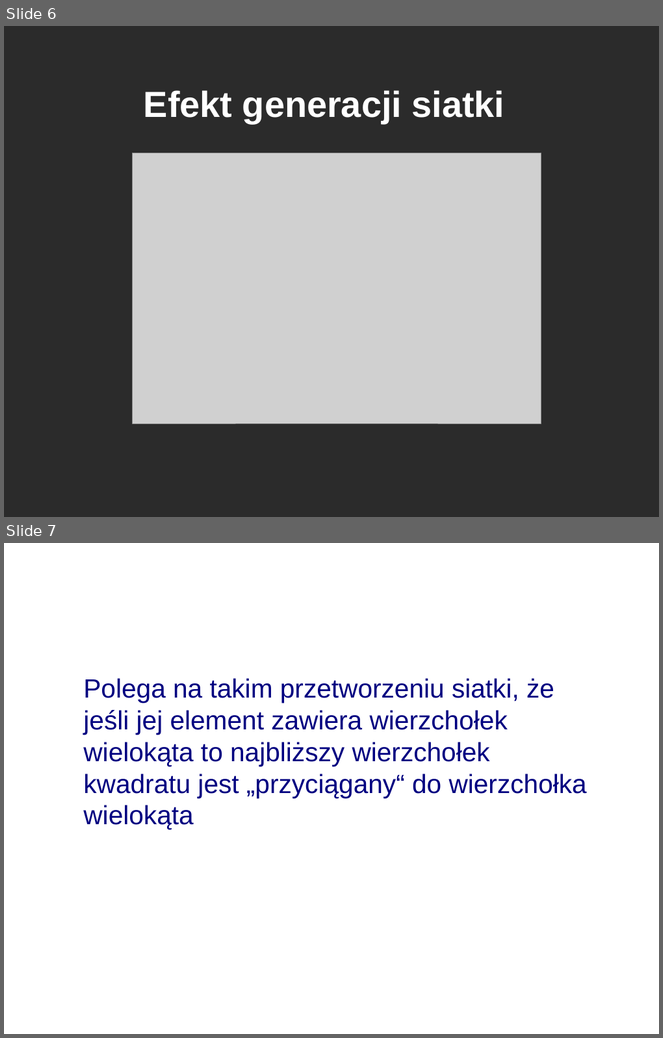
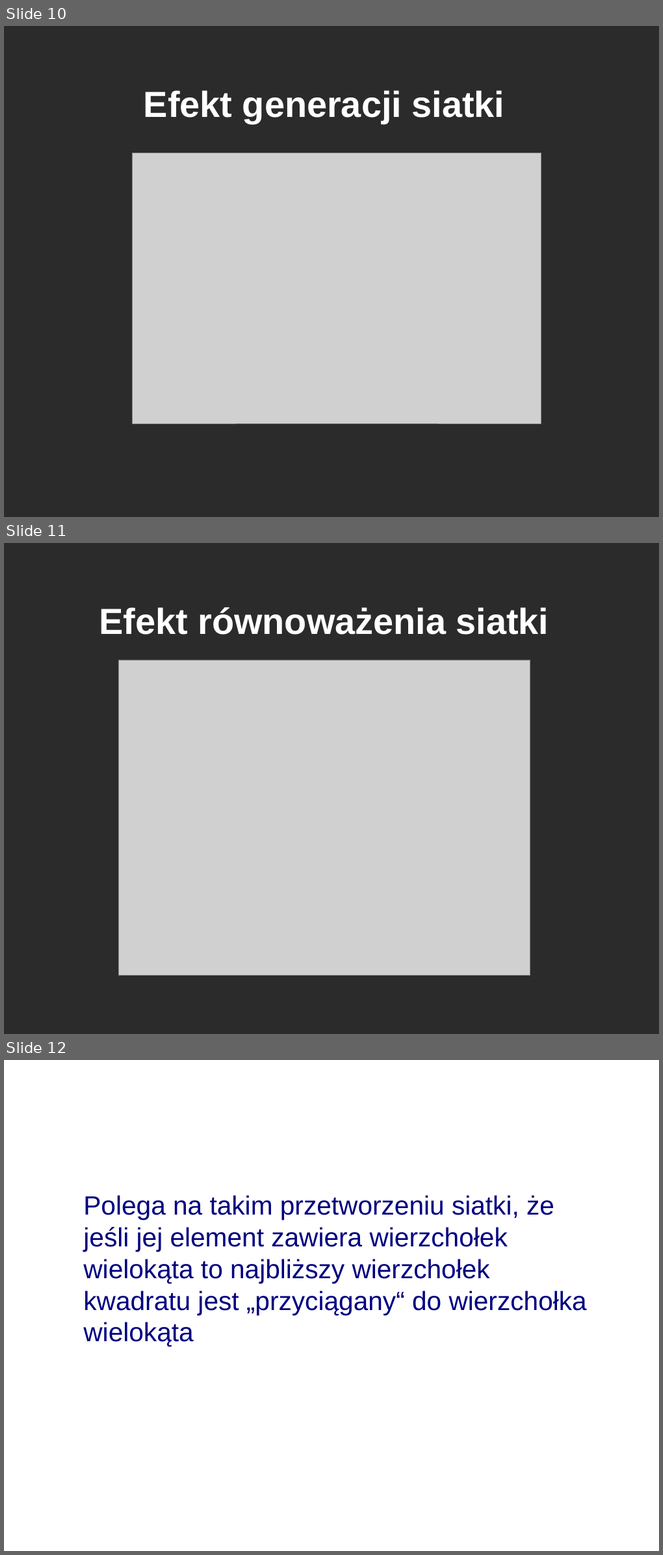
Before and after one commit to mpasko/geometry, a slide deck: presentation.odp. Shown one above the other, each under a label of ours: slides 6 and 7 before the commit, slides 10, 11 and 12 after it. The pictures are 663x1038 and 663x1555 pixels, drawn with LibreOffice and Linux fonts; fonts in the diff are those of the drawing; grey boxes stand for pictures; background and template pictures are left out; a plain dark background stands for a picture behind light text. Boxes give left, top, right and bottom in pixels: in the first picture for what was removed or moved away, otherwise in the second. Text is boxed around its words. In the diff, an @@ line names an element or a change of style, - is before the commit and + after.

```diff
--- a/presentation.odp
+++ b/presentation.odp
@@ slide 11 added at [4,543,659,1034], background picture (left out) @@
@@ title added at [100,607,549,635], 44 pt, text #FFFFFF, bold @@
+Efekt równoważenia siatki
@@ picture added at [119,660,530,976] @@
@@ what was slide 6 is now slide 10 @@
@@ what was slide 7 is now slide 12 @@
```
Also in this commit, not shown: 3 slides changed, 10 other slides added, 6 other files.
